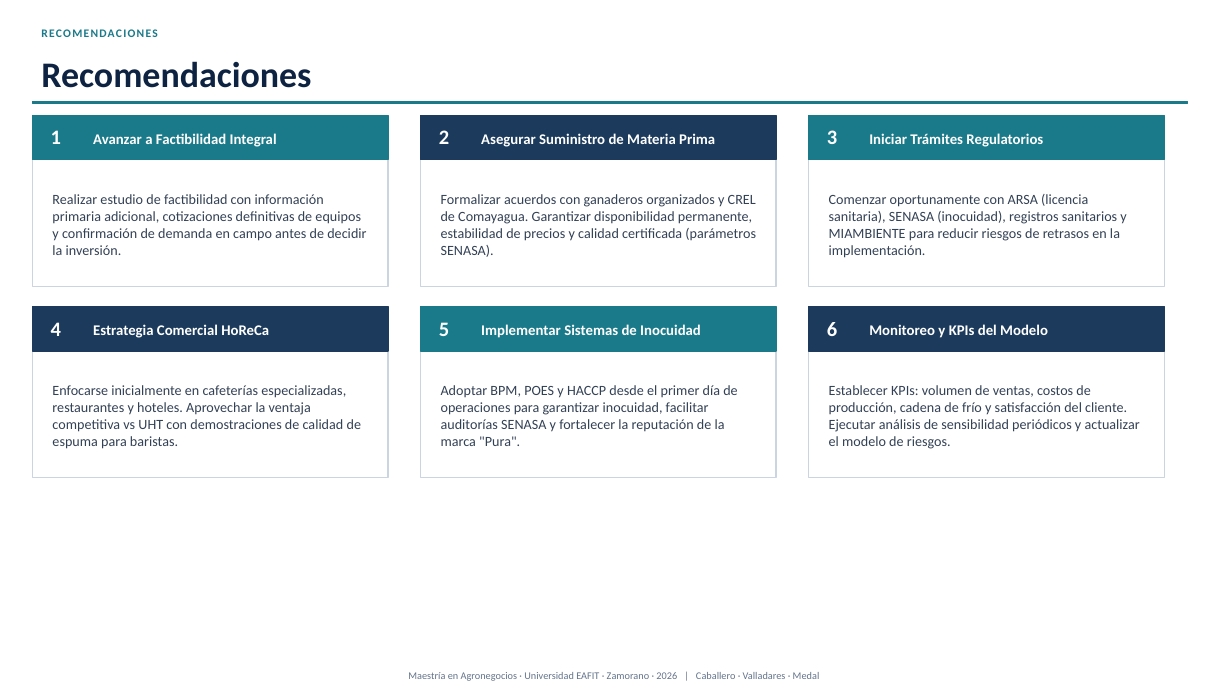
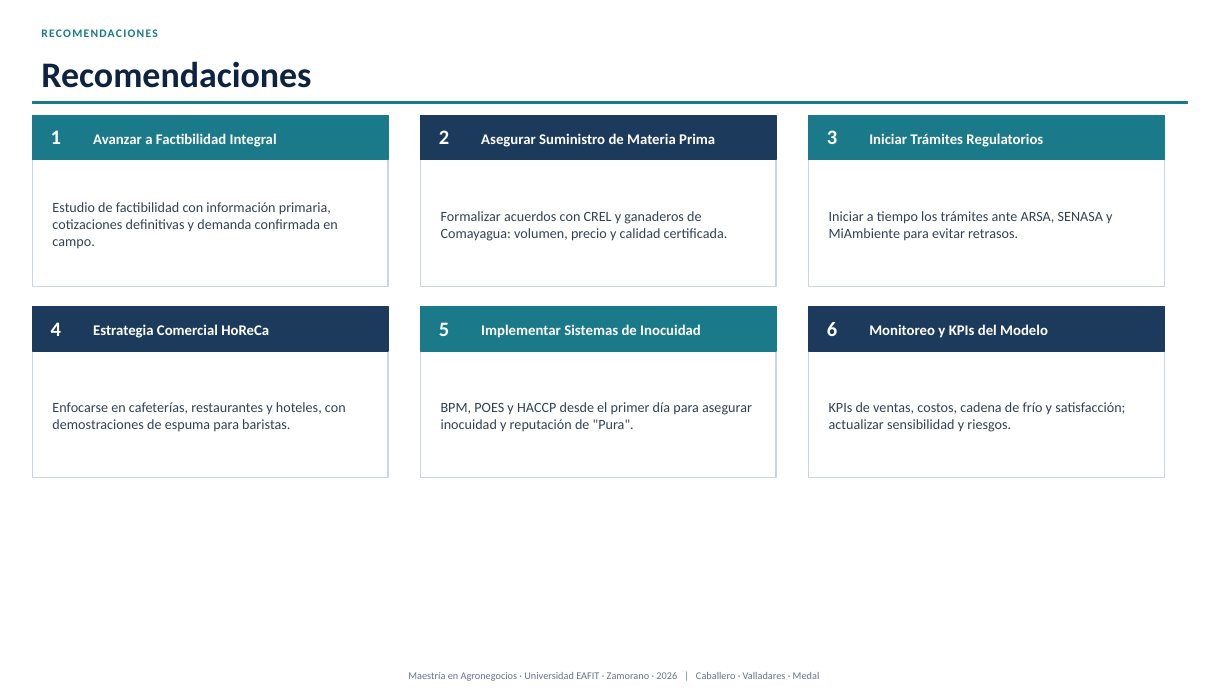
Before and after one commit to modelqdeluxe-ops/ss, a slide deck: slide 34 of Defensa_Tesis_Jaime_Fredy_Horacio_corregida.pptx. Drawn at 1232x693 pixels with LibreOffice and Linux fonts; fonts in the diff are those of the drawing. Boxes give left, top, right and bottom in pixels: in the first picture for what was removed or moved away, otherwise in the second. Text is boxed around its words. In the diff, an @@ line names an element or a change of style, - is before the commit and + after.

```diff
--- a/Defensa_Tesis_Jaime_Fredy_Horacio_corregida.pptx
+++ b/Defensa_Tesis_Jaime_Fredy_Horacio_corregida.pptx
@@ text at (x1=52, y1=202, x2=337, y2=249): text changed @@
-Realizar estudio de factibilidad con información primaria adicional, cotizaciones definitivas de equipos y confirmación de demanda en campo antes de decidir la inversión.
+Estudio de factibilidad con información primaria, cotizaciones definitivas y demanda confirmada en campo.
@@ text at (x1=441, y1=211, x2=728, y2=241): text changed @@
-Formalizar acuerdos con ganaderos organizados y CREL de Comayagua. Garantizar disponibilidad permanente, estabilidad de precios y calidad certificada (parámetros SENASA).
+Formalizar acuerdos con CREL y ganaderos de Comayagua: volumen, precio y calidad certificada.
@@ text at (x1=829, y1=211, x2=1112, y2=241): text changed @@
-Comenzar oportunamente con ARSA (licencia sanitaria), SENASA (inocuidad), registros sanitarios y MIAMBIENTE para reducir riesgos de retrasos en la implementación.
+Iniciar a tiempo los trámites ante ARSA, SENASA y MiAmbiente para evitar retrasos.
@@ text at (x1=52, y1=402, x2=346, y2=432): text changed @@
-Enfocarse inicialmente en cafeterías especializadas, restaurantes y hoteles. Aprovechar la ventaja competitiva vs UHT con demostraciones de calidad de espuma para baristas.
+Enfocarse en cafeterías, restaurantes y hoteles, con demostraciones de espuma para baristas.
@@ text at (x1=441, y1=402, x2=752, y2=431): text changed @@
-Adoptar BPM, POES y HACCP desde el primer día de operaciones para garantizar inocuidad, facilitar auditorías SENASA y fortalecer la reputación de la marca "Pura".
+BPM, POES y HACCP desde el primer día para asegurar inocuidad y reputación de "Pura".
@@ text at (x1=829, y1=402, x2=1125, y2=432): text changed @@
-Establecer KPIs: volumen de ventas, costos de producción, cadena de frío y satisfacción del cliente. Ejecutar análisis de sensibilidad periódicos y actualizar el modelo de riesgos.
+KPIs de ventas, costos, cadena de frío y satisfacción; actualizar sensibilidad y riesgos.
```
Also in this commit, not shown: 23 other slides changed, 3 other files.
